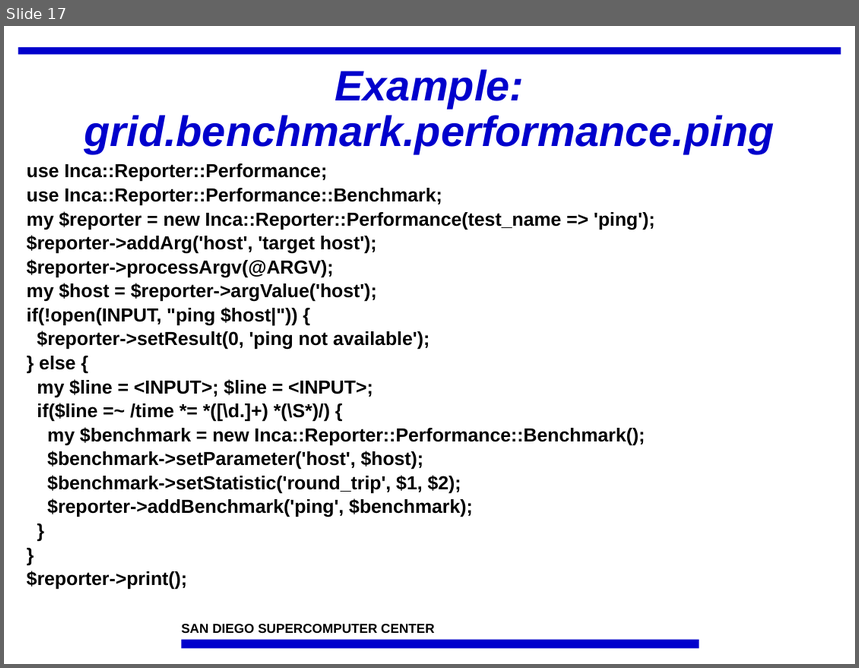
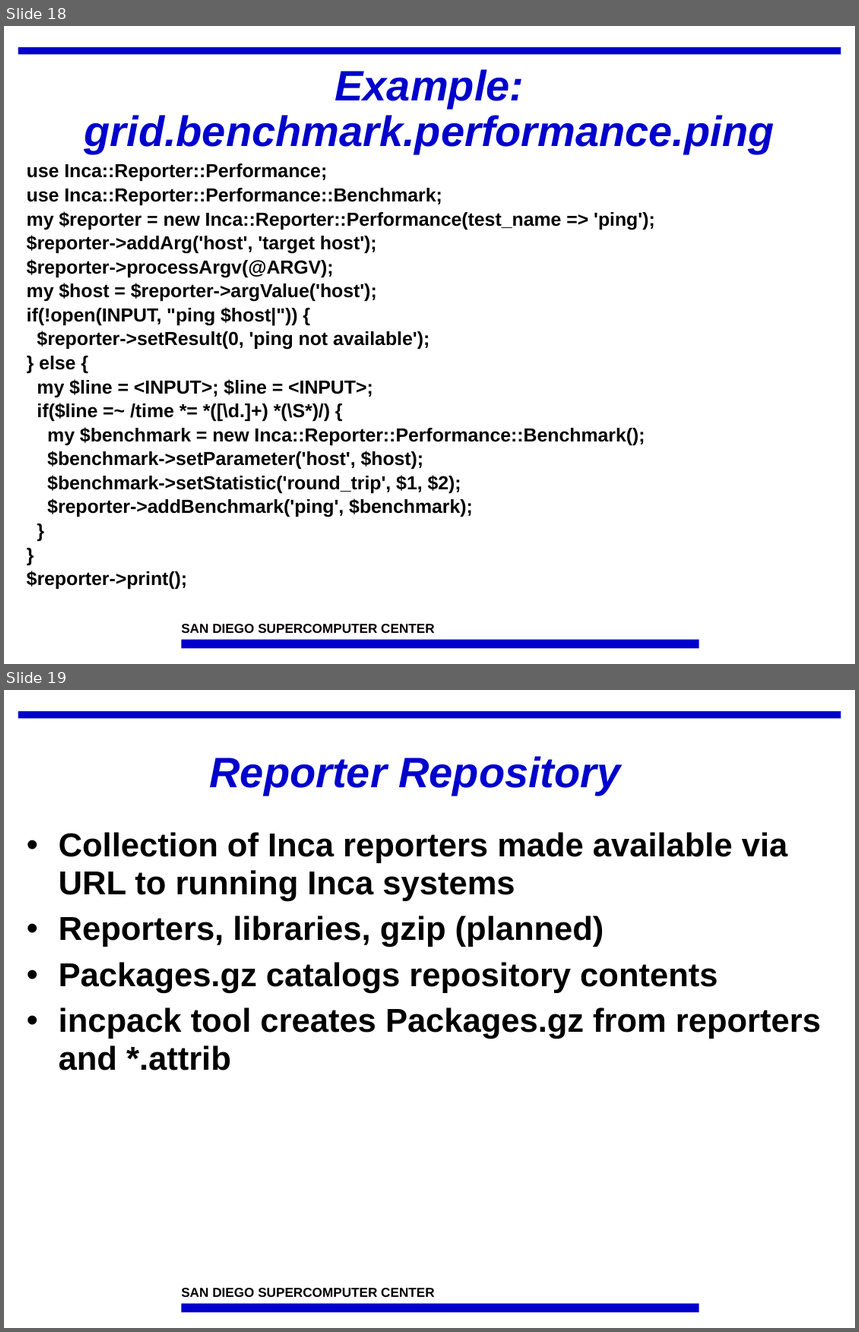
Before and after one commit to IncaProject/inca-xsede, a slide deck: talks/incaReporters.ppt. Shown one above the other, each under a label of ours: slide 17 before the commit, slides 18 and 19 after it. The pictures are 859x668 and 859x1332 pixels, drawn with LibreOffice and Linux fonts; fonts in the diff are those of the drawing; background and template pictures are left out. Boxes give left, top, right and bottom in pixels: in the first picture for what was removed or moved away, otherwise in the second. Text is boxed around its words. In the diff, an @@ line names an element or a change of style, - is before the commit and + after.

```diff
--- a/talks/incaReporters.ppt
+++ b/talks/incaReporters.ppt
@@ slide 19 added at (4,690,855,1328), background #FFFFFF; not listed: 3 template elements that a slide beside it also shows @@
@@ title added at (210,756,620,795), 36 pt, text #0000CC, bold, italic @@
+Reporter Repository
@@ text added at (59,832,821,1071), 28 pt, text #000000, bold @@
+• Collection of Inca reporters made available via URL to running Inca systems
+• Reporters, libraries, gzip (planned)
+• Packages.gz catalogs repository contents
+• incpack tool creates Packages.gz from reporters and *.attrib
@@ what was slide 17 is now slide 18 @@
```
Also in this commit, not shown: 5 slides changed, 1 other slide added.
